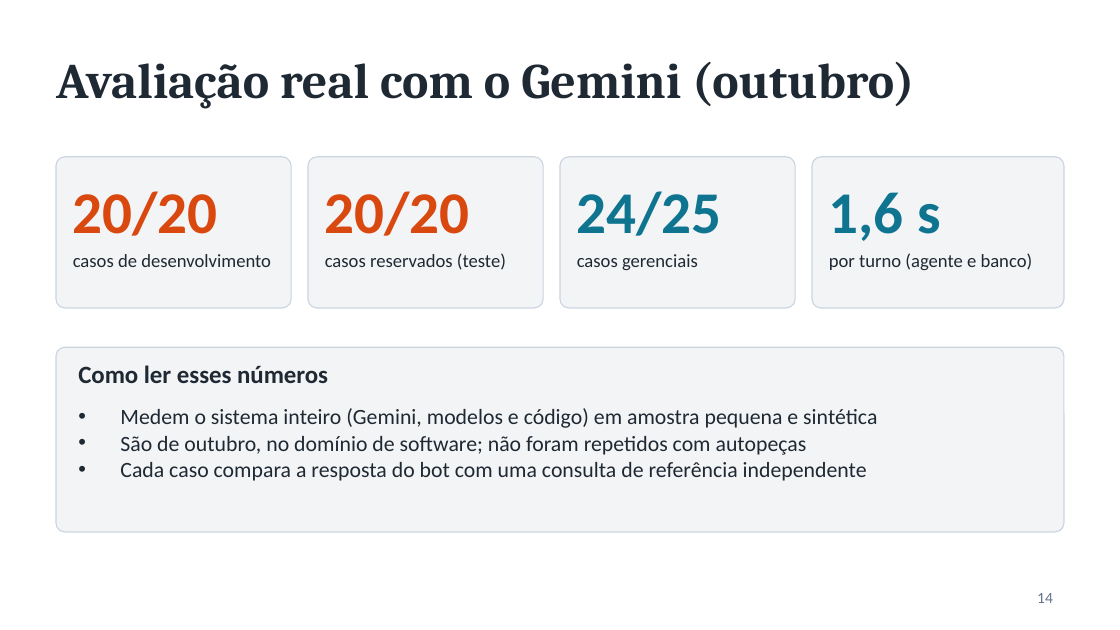
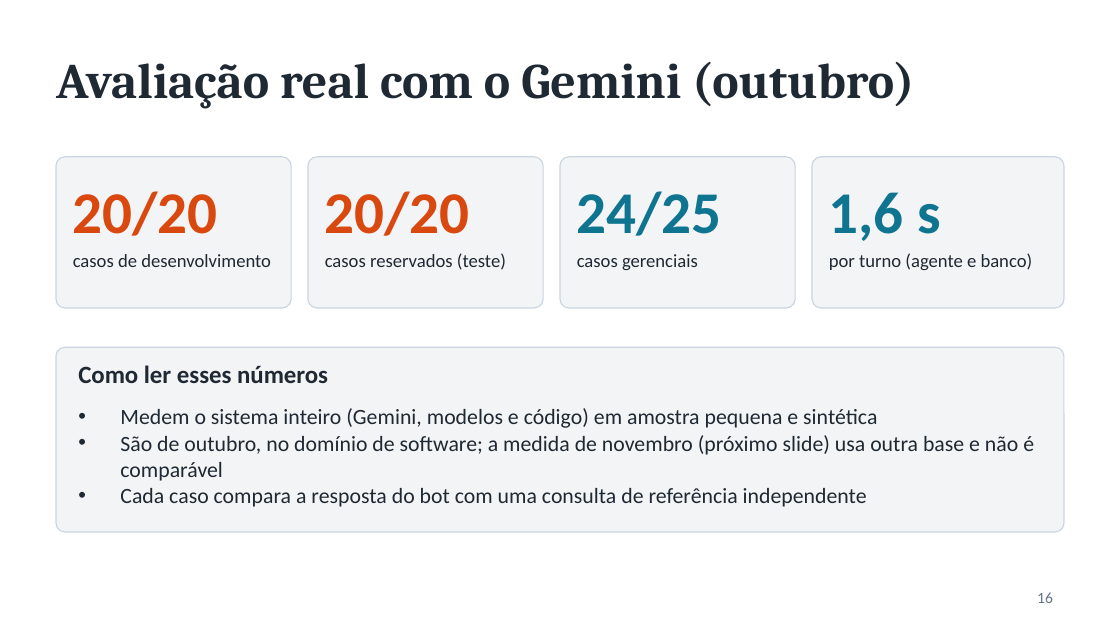
Before and after one commit to arthurhassuma/Asst.-Conversacional-de-BI-via-Aplicativo-de-Mensagens-com-IA, a slide deck: slide 16 of docs/entregaveis/apresentacao-projeto.pptx (slide 14 before the commit). Drawn at 1120x630 pixels with LibreOffice and Linux fonts; fonts in the diff are those of the drawing. Boxes give left, top, right and bottom in pixels: in the first picture for what was removed or moved away, otherwise in the second. Text is boxed around its words. In the diff, an @@ line names an element or a change of style, - is before the commit and + after.

Commit message:
docs: add the reproduction guide, conversation slides and comparability wording
- docs/reproducao.md: step-by-step guide with measured and unverified items
- presentation: two Telegram-style conversation slides (23 slides), October slide reworded
- report addendum, README and study guide: October and November results are not comparable
- tests: make the categorical-values test independent of the data profile

```diff
--- a/docs/entregaveis/apresentacao-projeto.pptx
+++ b/docs/entregaveis/apresentacao-projeto.pptx
@@ text at [120,435,1034,481]: text changed @@
-• São de outubro, no domínio de software; não foram repetidos com autopeças
+• São de outubro, no domínio de software; a medida de novembro (próximo slide) usa outra base e não é comparável
@@ page number at [1037,592,1053,603]: text changed @@
-14
+16
```
Also in this commit, not shown: 2 slides added, 9 other files.
